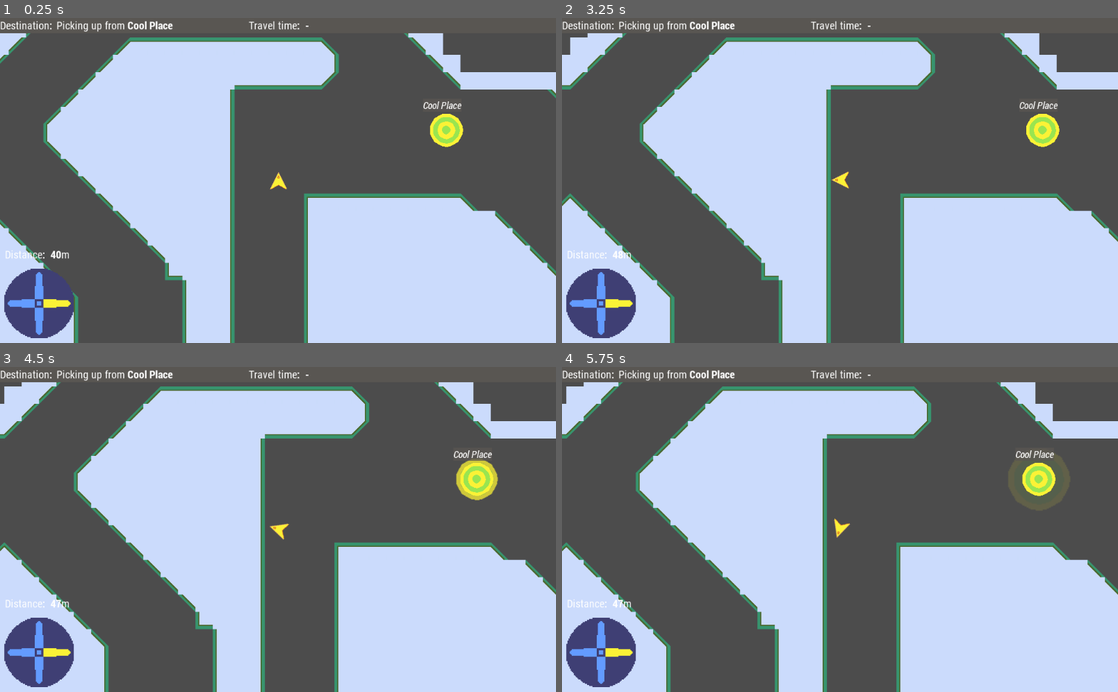
Above: before the commit, frames 1-4 (two rows, left to right).
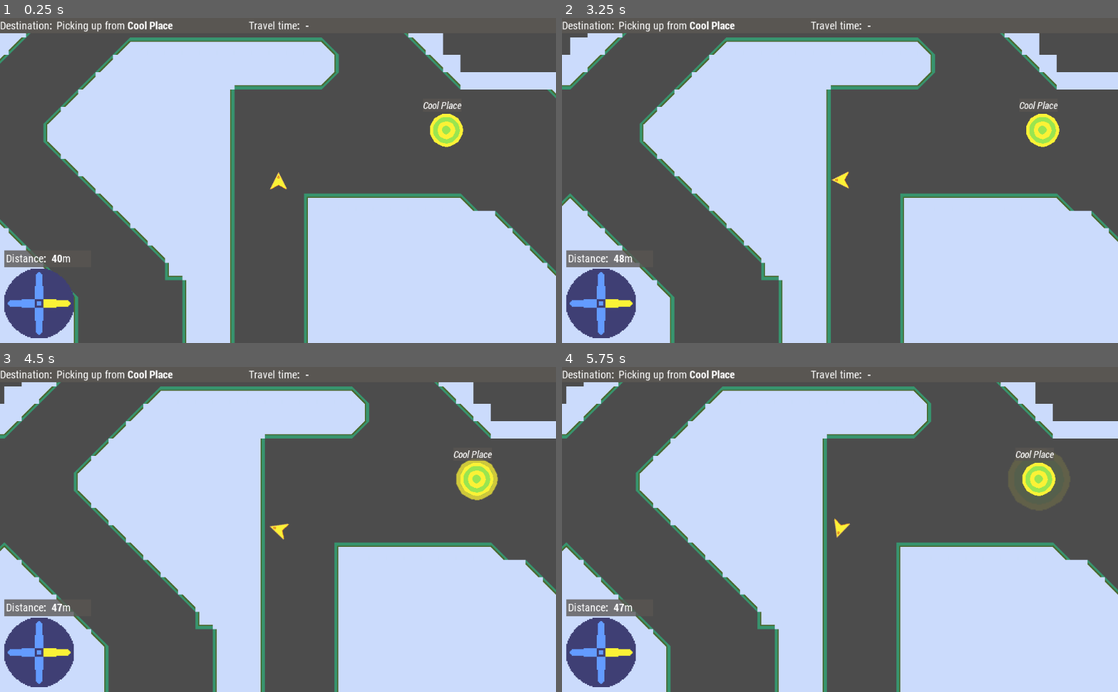
Above: after the commit, the same moments.

Repository: broquaint/comrade-cabbie
Game: Godot game, scene res://Root.tscn
Same seed, same stepped clock (60 frames per second), same inputs: the game is played once before the commit and once after it.
Inputs:
- Up to frame 1 (0.25 s): no input
- Up to frame 2 (3.25 s): tap Enter at 0.5 s; hold Right (move_right) 0.53-1.28 s; hold Left (move_left) 1.28-2.03 s; hold Right (move_right) 2.03-2.78 s; hold Up (move_up) from 2.78 s (still down)
- Up to frame 3 (4.5 s): release Up (move_up) at 3.53 s; hold Left (move_left) from 3.53 s (still down)
- Up to frame 4 (5.75 s): keep holding Left (move_left)

The runs differ from the first frame. In frame 1, 0.4% of the frame differs, in the area x 0-13%, y 71-77%; in frame 2, 0.7%, in the area x 0-15%, y 71-77%; in frame 3, 0.6%; in frame 4, 0.6%.

Commit message:
Make distance a little more legible
And tweak the flash UI slightly. It's a mess.

Diff:
--- a/Compass.gd
+++ b/Compass.gd
@@ -38,4 +38,4 @@
 	self.texture = type_tex_map[type][direction]
 
 func on_distance_update(distance: int):
-	$Distance.bbcode_text = '[b]%s[/b]m' % distance
+	$Control/Distance.bbcode_text = '[b]%s[/b]m' % distance
--- a/DestFlashControl.gd
+++ b/DestFlashControl.gd
@@ -21,6 +21,7 @@
 	$ColorRect.rect_size.x = orig_rect_size
 	$ColorRect2.rect_size.x = orig_rec2_size
 	$DestFlashText.rect_size.x = orig_text_size
+	$DestFlashText.scroll_active = false
 	set_text('Drop me off at [b]' + point.point_name + '[/b] in [b]%d[/b] seconds please!' % travel_distance)
 
 const speedy_time_text = [
@@ -63,7 +64,8 @@
 			text_choice = sluggish_time_text
 
 	var timeliness = text_choice[randi() % text_choice.size()]
-	$ColorRect.rect_size.x += 150
-	$ColorRect2.rect_size.x += 150
-	$DestFlashText.rect_size.x += 150
+	$ColorRect.rect_size.x += 180
+	$ColorRect2.rect_size.x += 180
+	$DestFlashText.rect_size.x += 180
+	$DestFlashText.scroll_active = false
 	set_text('Reached [b]%s[/b] in [b]%d[/b] seconds, %s' % [dropoff.point_name, travel_time, timeliness])
--- a/HUD.tscn
+++ b/HUD.tscn
@@ -58,6 +58,9 @@
 }
 
 [node name="HUD" type="CanvasLayer"]
+__meta__ = {
+"_edit_vertical_guides_": [ 8.74681 ]
+}
 
 [node name="Control" type="Control" parent="."]
 margin_right = 1025.0
@@ -128,11 +131,21 @@
 east_dropoff_tex = ExtResource( 10 )
 west_dropoff_tex = ExtResource( 3 )
 
-[node name="RichTextLabel" type="RichTextLabel" parent="Compass"]
-margin_left = -63.1917
-margin_top = -104.484
-margin_right = 16.8083
-margin_bottom = -72.484
+[node name="Control" type="ColorRect" parent="Compass"]
+margin_left = -64.0
+margin_top = -98.0
+margin_right = 96.0
+margin_bottom = -67.0
+color = Color( 0.34902, 0.337255, 0.321569, 0.784314 )
+__meta__ = {
+"_edit_group_": true
+}
+
+[node name="RichTextLabel" type="RichTextLabel" parent="Compass/Control"]
+margin_left = 3.0
+margin_top = 1.0
+margin_right = 83.0
+margin_bottom = 27.0
 rect_min_size = Vector2( 80, 0 )
 theme = ExtResource( 13 )
 bbcode_enabled = true
@@ -140,12 +153,12 @@
 text = "Distance:"
 scroll_active = false
 
-[node name="Distance" type="RichTextLabel" parent="Compass"]
-margin_left = 20.8083
-margin_top = -104.484
-margin_right = 170.808
-margin_bottom = -72.484
-rect_min_size = Vector2( 150, 0 )
+[node name="Distance" type="RichTextLabel" parent="Compass/Control"]
+margin_left = 86.8365
+margin_top = 1.0
+margin_right = 166.836
+margin_bottom = 27.0
+rect_min_size = Vector2( 80, 0 )
 theme = ExtResource( 13 )
 bbcode_enabled = true
 bbcode_text = "[b]123[/b]m"
@@ -155,7 +168,7 @@
 [node name="DestFlashControl" type="Control" parent="."]
 margin_left = -470.0
 margin_top = 146.0
-margin_right = -13.977
+margin_right = -2.0
 margin_bottom = 194.0
 script = ExtResource( 12 )
 
@@ -166,14 +179,14 @@
 anchor_bottom = 0.102734
 margin_left = -5.3833
 margin_top = -4.93121
-margin_right = 450.617
+margin_right = 462.617
 margin_bottom = 38.0688
 color = Color( 0.517647, 0.494118, 0.529412, 0.784314 )
 
 [node name="ColorRect" type="ColorRect" parent="DestFlashControl"]
 margin_left = 1.0
 margin_top = 2.0
-margin_right = 453.0
+margin_right = 465.0
 margin_bottom = 41.0
 color = Color( 0.34902, 0.337255, 0.321569, 0.784314 )
 
